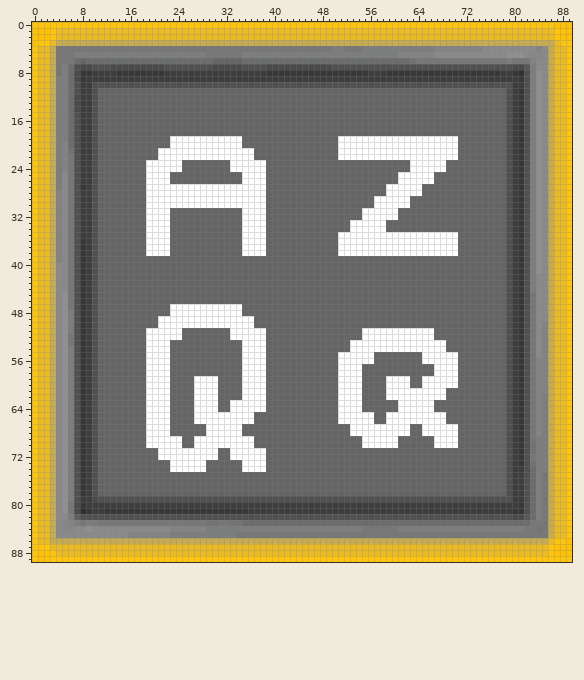
File history of a sprite sheet, SmootherFont+/pack.png. That is the earlier state.
The file is 90x90 pixels. Colours within 5 levels of each other are drawn and written as one.
After the commit:
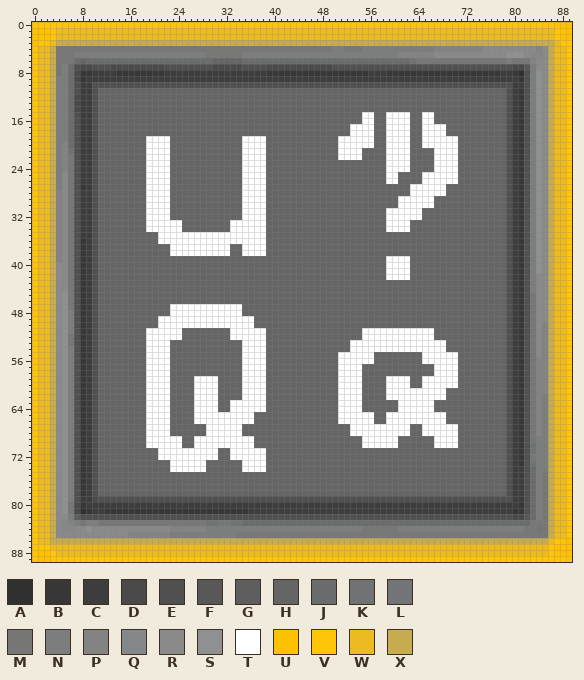
Palette (. is transparent): A #303030  B #373737  C #3d3d3d  D #4a4a4a  E #505050  F #585859  G #5d5e5d  H #656565  J #6b6c6d  K #717273  L #717579  M #777776  N #7c7e7e  P #848384  Q #85888b  R #8b8a8a  S #8e9092  T #ffffff  U #ffc100  V #ffc506  W #ebbb20  X #c6ac4f
Diff:
@@ x 17..72 @@
 14 HHHHHHHHHHHHHHHHHHHHHHHHHHHHHHHHHHHHHHHHHHHHHHHHHHHHHHHH
-15 HHHHHHHHHHHHHHHHHHHHHHHHHHHHHHHHHHHHHHHHHHHHHHHHHHHHHHHH
-16 HHHHHHHHHHHHHHHHHHHHHHHHHHHHHHHHHHHHHHHHHHHHHHHHHHHHHHHH
-17 HHHHHHHHHHHHHHHHHHHHHHHHHHHHHHHHHHHHHHHHHHHHHHHHHHHHHHHH
-18 HHHHHHHHHHHHHHHHHHHHHHHHHHHHHHHHHHHHHHHHHHHHHHHHHHHHHHHH
-19 HHHHHHTTTTTTTTTTTTHHHHHHHHHHHHHHHHTTTTTTTTTTTTTTTTTTTTHH
-20 HHHHHHTTTTTTTTTTTTHHHHHHHHHHHHHHHHTTTTTTTTTTTTTTTTTTTTHH
-21 HHHHTTTTTTTTTTTTTTTTHHHHHHHHHHHHHHTTTTTTTTTTTTTTTTTTTTHH
-22 HHHHTTTTTTTTTTTTTTTTHHHHHHHHHHHHHHTTTTTTTTTTTTTTTTTTTTHH
-23 HHTTTTTTHHHHHHHHTTTTTTHHHHHHHHHHHHHHHHHHHHHHHHTTTTTTHHHH
-24 HHTTTTTTHHHHHHHHTTTTTTHHHHHHHHHHHHHHHHHHHHHHHHTTTTTTHHHH
-25 HHTTTTHHHHHHHHHHHHTTTTHHHHHHHHHHHHHHHHHHHHHHTTTTTTHHHHHH
-26 HHTTTTHHHHHHHHHHHHTTTTHHHHHHHHHHHHHHHHHHHHHHTTTTTTHHHHHH
-27 HHTTTTTTTTTTTTTTTTTTTTHHHHHHHHHHHHHHHHHHHHTTTTTTHHHHHHHH
-28 HHTTTTTTTTTTTTTTTTTTTTHHHHHHHHHHHHHHHHHHHHTTTTTTHHHHHHHH
-29 HHTTTTTTTTTTTTTTTTTTTTHHHHHHHHHHHHHHHHHHTTTTTTHHHHHHHHHH
-30 HHTTTTTTTTTTTTTTTTTTTTHHHHHHHHHHHHHHHHHHTTTTTTHHHHHHHHHH
-31 HHTTTTHHHHHHHHHHHHTTTTHHHHHHHHHHHHHHHHTTTTTTHHHHHHHHHHHH
-32 HHTTTTHHHHHHHHHHHHTTTTHHHHHHHHHHHHHHHHTTTTTTHHHHHHHHHHHH
-33 HHTTTTHHHHHHHHHHHHTTTTHHHHHHHHHHHHHHTTTTTTHHHHHHHHHHHHHH
-34 HHTTTTHHHHHHHHHHHHTTTTHHHHHHHHHHHHHHTTTTTTHHHHHHHHHHHHHH
-35 HHTTTTHHHHHHHHHHHHTTTTHHHHHHHHHHHHTTTTTTTTTTTTTTTTTTTTHH
-36 HHTTTTHHHHHHHHHHHHTTTTHHHHHHHHHHHHTTTTTTTTTTTTTTTTTTTTHH
-37 HHTTTTHHHHHHHHHHHHTTTTHHHHHHHHHHHHTTTTTTTTTTTTTTTTTTTTHH
-38 HHTTTTHHHHHHHHHHHHTTTTHHHHHHHHHHHHTTTTTTTTTTTTTTTTTTTTHH
-39 HHHHHHHHHHHHHHHHHHHHHHHHHHHHHHHHHHHHHHHHHHHHHHHHHHHHHHHH
-40 HHHHHHHHHHHHHHHHHHHHHHHHHHHHHHHHHHHHHHHHHHHHHHHHHHHHHHHH
-41 HHHHHHHHHHHHHHHHHHHHHHHHHHHHHHHHHHHHHHHHHHHHHHHHHHHHHHHH
-42 HHHHHHHHHHHHHHHHHHHHHHHHHHHHHHHHHHHHHHHHHHHHHHHHHHHHHHHH
+15 HHHHHHHHHHHHHHHHHHHHHHHHHHHHHHHHHHHHHHTTHHTTTTHHTTHHHHHH
+16 HHHHHHHHHHHHHHHHHHHHHHHHHHHHHHHHHHHHHHTTHHTTTTHHTTHHHHHH
+17 HHHHHHHHHHHHHHHHHHHHHHHHHHHHHHHHHHHHTTTTHHTTTTHHTTTTHHHH
+18 HHHHHHHHHHHHHHHHHHHHHHHHHHHHHHHHHHHHTTTTHHTTTTHHTTTTHHHH
+19 HHTTTTHHHHHHHHHHHHTTTTHHHHHHHHHHHHTTTTTTHHTTTTHHTTTTTTHH
+20 HHTTTTHHHHHHHHHHHHTTTTHHHHHHHHHHHHTTTTTTHHTTTTHHTTTTTTHH
+21 HHTTTTHHHHHHHHHHHHTTTTHHHHHHHHHHHHTTTTHHHHTTTTHHHHTTTTHH
+22 HHTTTTHHHHHHHHHHHHTTTTHHHHHHHHHHHHTTTTHHHHTTTTHHHHTTTTHH
+23 HHTTTTHHHHHHHHHHHHTTTTHHHHHHHHHHHHHHHHHHHHTTTTHHHHTTTTHH
+24 HHTTTTHHHHHHHHHHHHTTTTHHHHHHHHHHHHHHHHHHHHTTTTHHHHTTTTHH
+25 HHTTTTHHHHHHHHHHHHTTTTHHHHHHHHHHHHHHHHHHHHTTHHHHTTTTTTHH
+26 HHTTTTHHHHHHHHHHHHTTTTHHHHHHHHHHHHHHHHHHHHTTHHHHTTTTTTHH
+27 HHTTTTHHHHHHHHHHHHTTTTHHHHHHHHHHHHHHHHHHHHHHHHTTTTTTHHHH
+28 HHTTTTHHHHHHHHHHHHTTTTHHHHHHHHHHHHHHHHHHHHHHHHTTTTTTHHHH
+29 HHTTTTHHHHHHHHHHHHTTTTHHHHHHHHHHHHHHHHHHHHHHTTTTTTHHHHHH
+30 HHTTTTHHHHHHHHHHHHTTTTHHHHHHHHHHHHHHHHHHHHHHTTTTTTHHHHHH
+31 HHTTTTHHHHHHHHHHHHTTTTHHHHHHHHHHHHHHHHHHHHTTTTTTHHHHHHHH
+32 HHTTTTHHHHHHHHHHHHTTTTHHHHHHHHHHHHHHHHHHHHTTTTTTHHHHHHHH
+33 HHTTTTTTHHHHHHHHTTTTTTHHHHHHHHHHHHHHHHHHHHTTTTHHHHHHHHHH
+34 HHTTTTTTHHHHHHHHTTTTTTHHHHHHHHHHHHHHHHHHHHTTTTHHHHHHHHHH
+35 HHHHTTTTTTTTTTTTTTTTTTHHHHHHHHHHHHHHHHHHHHHHHHHHHHHHHHHH
+36 HHHHTTTTTTTTTTTTTTTTTTHHHHHHHHHHHHHHHHHHHHHHHHHHHHHHHHHH
+37 HHHHHHTTTTTTTTTTHHTTTTHHHHHHHHHHHHHHHHHHHHHHHHHHHHHHHHHH
+38 HHHHHHTTTTTTTTTTHHTTTTHHHHHHHHHHHHHHHHHHHHHHHHHHHHHHHHHH
+39 HHHHHHHHHHHHHHHHHHHHHHHHHHHHHHHHHHHHHHHHHHTTTTHHHHHHHHHH
+40 HHHHHHHHHHHHHHHHHHHHHHHHHHHHHHHHHHHHHHHHHHTTTTHHHHHHHHHH
+41 HHHHHHHHHHHHHHHHHHHHHHHHHHHHHHHHHHHHHHHHHHTTTTHHHHHHHHHH
+42 HHHHHHHHHHHHHHHHHHHHHHHHHHHHHHHHHHHHHHHHHHTTTTHHHHHHHHHH
 43 HHHHHHHHHHHHHHHHHHHHHHHHHHHHHHHHHHHHHHHHHHHHHHHHHHHHHHHH
Pixel boxes of the changes (left, top, right, bottom) in both pictures:
changed: (338, 112, 458, 280)
changed: (146, 136, 266, 256)
